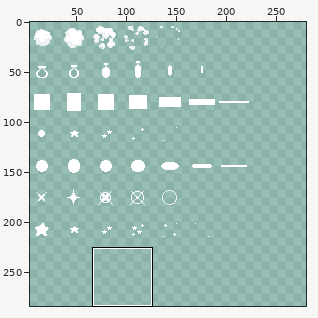
Two states of a sprite sheet, Platformer/Content/effects.png. The picture above shows the old version from afar; the outline marks the close-up.
Close-up. The starting point:
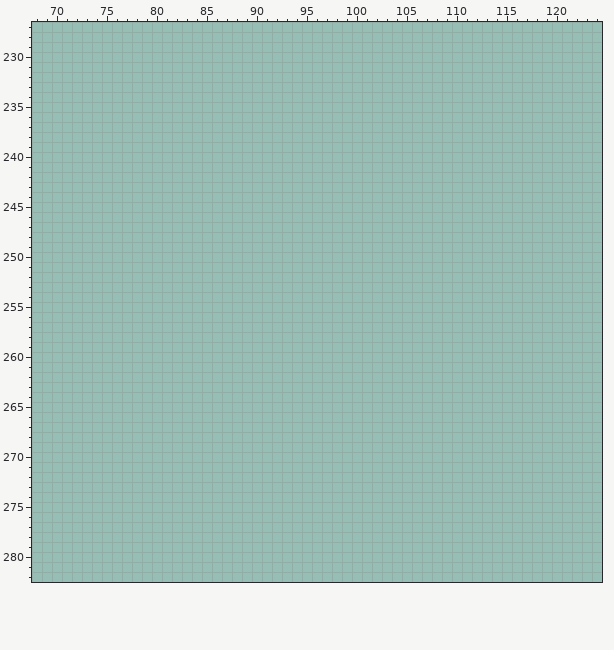
The file is 256x288 pixels. Shown: x 68..124, y 227..282. The old version is drawn lined up with the new one, on the new canvas. The wide view leaves out empty margins. The commit also changed other parts of the picture, which this record leaves out.
Now the later version:
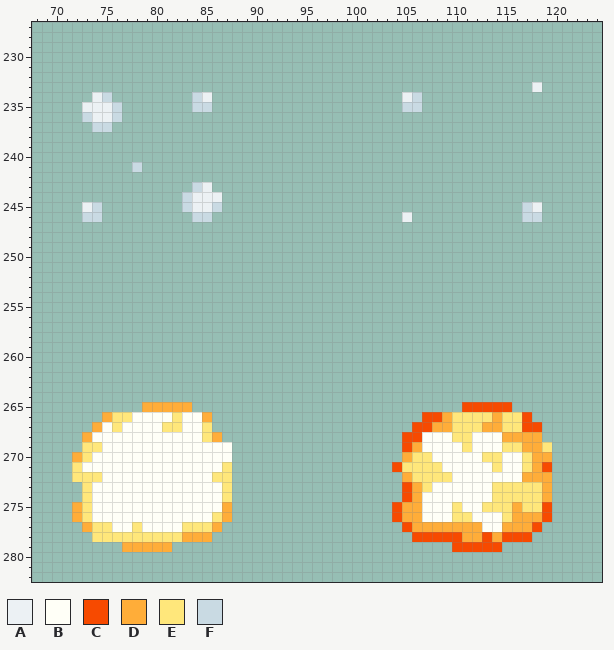
Palette (. is transparent): A #ecf1f4  B #fffff7  C #f74a00  D #ffad39  E #ffe77b  F #c9dae3
Changes in this commit:
canvas 256x288 -> 320x320
@@ x 68..124 @@
 232 .........................................................
-233 .........................................................
-234 .........................................................
-235 .........................................................
-236 .........................................................
-237 .........................................................
+233 ..................................................A......
+234 ......AF........FA...................AF..................
+235 .....AAAF.......FF...................FF..................
+236 .....FAAF................................................
+237 ......FF.................................................
 238 .........................................................
@@ x 68..124 @@
 240 .........................................................
-241 .........................................................
+241 ..........F..............................................
 242 .........................................................
-243 .........................................................
-244 .........................................................
-245 .........................................................
-246 .........................................................
+243 ................FA.......................................
+244 ...............FAAA......................................
+245 .....AF........FAAF..............................FA......
+246 .....FF.........FF...................A...........FF......
 247 .........................................................
@@ x 68..124 @@
 264 .........................................................
-265 .........................................................
-266 .........................................................
-267 .........................................................
-268 .........................................................
-269 .........................................................
-270 .........................................................
-271 .........................................................
-272 .........................................................
-273 .........................................................
-274 .........................................................
-275 .........................................................
-276 .........................................................
-277 .........................................................
-278 .........................................................
-279 .........................................................
+265 ...........DDDDD...........................CCCCC.........
+266 .......DEEBBBBEBBD.....................CCDEEEEDEEC.......
+267 ......DBEBBBBEEBBE....................CCDDEEEDDEECC......
+268 .....DBBBBBBBBBBBED..................CCBBBEEBBBDDDD......
+269 .....EEBBBBBBBBBBBBB.................CDBBBBEBBBEEDDE.....
+270 ....DEBBBBBBBBBBBBBB.................DEEBBBBBEEBBEDD.....
+271 ....EBBBBBBBBBBBBBBE................CEEEEBBBBBEBBEDC.....
+272 ....EEEBBBBBBBBBBBEE.................DEEEEBBBBBBBDDD.....
+273 .....EBBBBBBBBBBBBBE.................CDEBBBBBBEEEEED.....
+274 .....EBBBBBBBBBBBBBE.................CDBBBBBBBEEEEED.....
+275 ....DEBBBBBBBBBBBBBD................CDDBBBEBBEEEDEEC.....
+276 ....DEBBBBBBBBBBBBED................CDDBBBEEBBBEDDDC.....
+277 .....DEEBBEBBBBEEED..................CDDDDDDDBBDDDC......
+278 ......EEEEEEEEEDDD....................CCCCCDDCDCCC.......
+279 .........DDDDD............................CCCCC..........
 280 .........................................................
